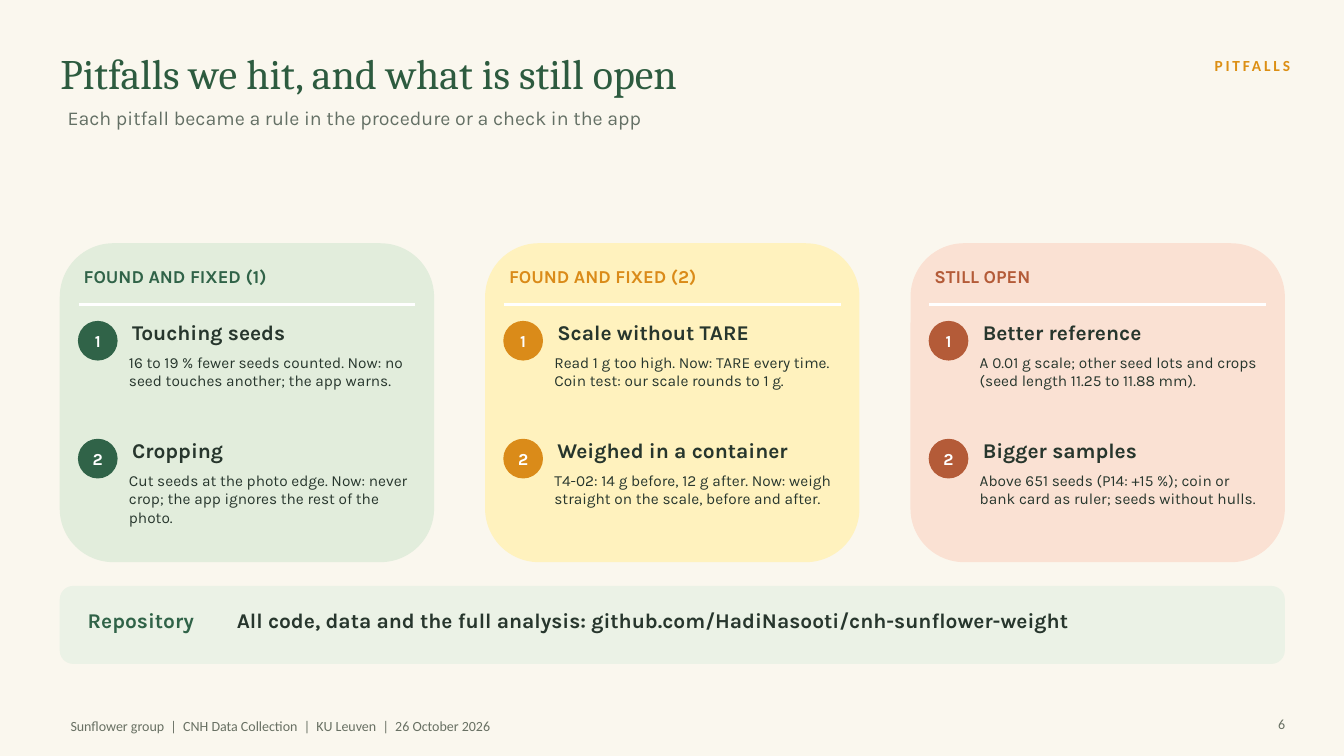
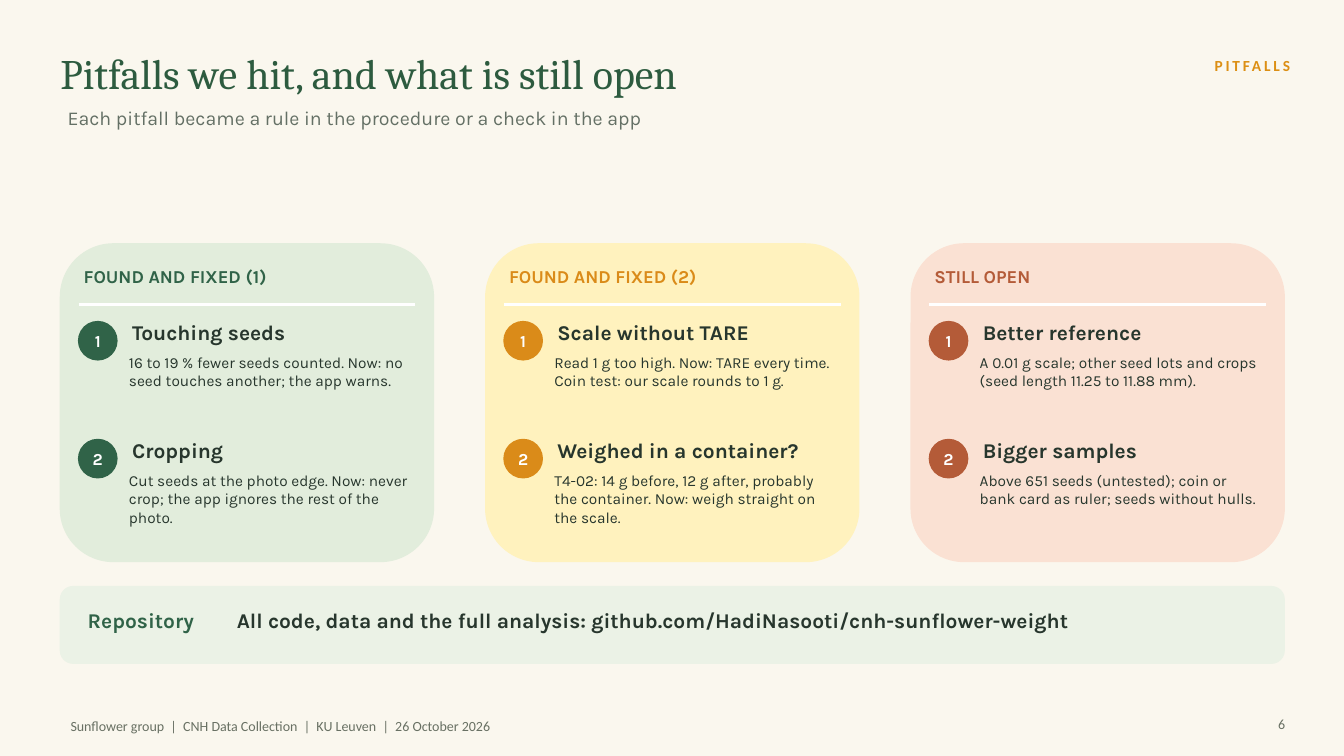
Before and after one commit to HadiNasooti/cnh-sunflower-weight, a slide deck: slide 6 of ppt_slide_topics/Sunflower_Weight_Estimation_v6_8min.pptx. Drawn at 1344x756 pixels with LibreOffice and Linux fonts; fonts in the diff are those of the drawing. Boxes give left, top, right and bottom in pixels: in the first picture for what was removed or moved away, otherwise in the second. Text is boxed around its words. In the diff, an @@ line names an element or a change of style, - is before the commit and + after.

Commit message:
Slides v6: task 4 tied to the 8-pile model and its 10 % range; careful wording on T4-02 and P14

```diff
--- a/ppt_slide_topics/Sunflower_Weight_Estimation_v6_8min.pptx
+++ b/ppt_slide_topics/Sunflower_Weight_Estimation_v6_8min.pptx
@@ text at (x1=557, y1=443, x2=799, y2=464): text changed @@
-Weighed in a container
+Weighed in a container?
@@ text at (x1=554, y1=475, x2=816, y2=523): text changed @@
-T4-02: 14 g before, 12 g after. Now: weigh straight on the scale, before and after.
+T4-02: 14 g before, 12 g after, probably the container. Now: weigh straight on the scale.
@@ text at (x1=980, y1=475, x2=1255, y2=506): text changed @@
-Above 651 seeds (P14: +15 %); coin or bank card as ruler; seeds without hulls.
+Above 651 seeds (untested); coin or bank card as ruler; seeds without hulls.
```
Also in this commit, not shown: 3 other slides changed.
